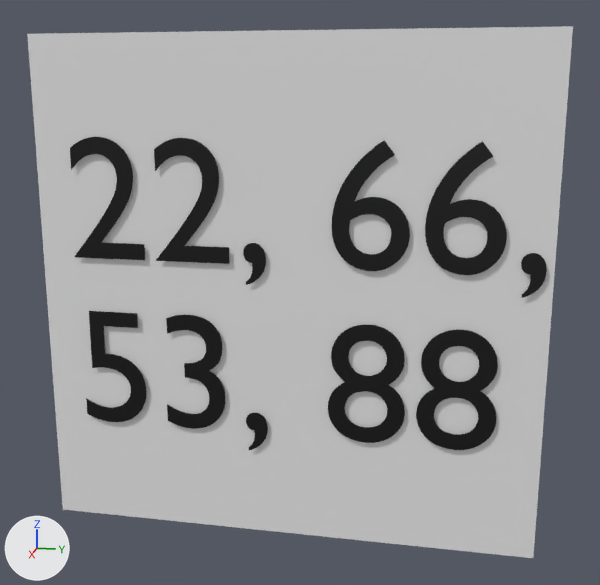
An edit to the FBX model Assets/prefabs/TupleCode.fbx, drawn before and after from the same camera.
One viewpoint serves both versions: a camera (50 mm lens) standing at (3.16, 0.68, 0.8) and looking at (0.0, 0.04, 0.01). Lighting does not change. The marker at lower left points along +X, +Y and +Z. Where no turn or scale is listed for an object, it has been applied to the vertices.

The first picture shows 'Cube', 'Text'.
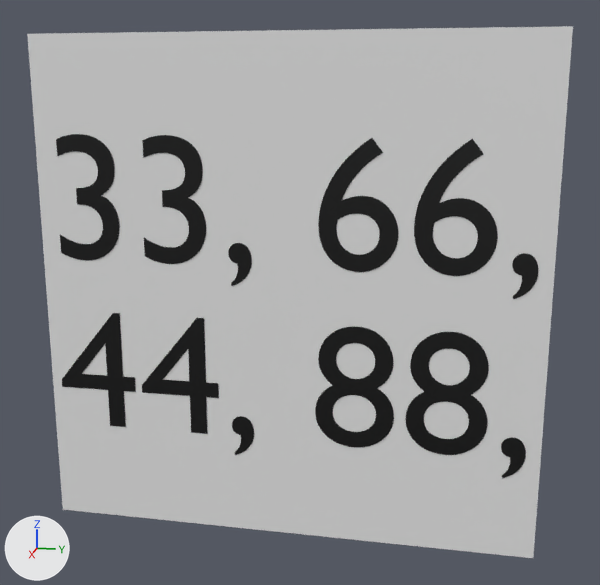
Where the change shows, as pixel boxes (x1, y1, x2, y2) in the pictures (600 x 585 px):
'Text.001', added (black)
    after: (56, 134, 538, 478)
'Text', deleted (black)
    before: (70, 137, 547, 450)

Edits to the bpy script that builds the scene:
```text
Add me_text:
    me_text.from_pydata(...)  # 1194 vertices, 1186 faces; spans x 0.0, y 0.01..1.91, z -0.8..0.49
    me_text.materials.append(mat_material_003)  # black #000000
Remove ob_text:
    ob_text = bpy.data.objects.new('Text', me_text_002)
    ob_text.location = (0.117, -0.881, 0.138)
Add ob_text_001:
    ob_text_001 = bpy.data.objects.new('Text.001', me_text)
    ob_text_001.location = (0.103, -0.967, 0.13)
```
